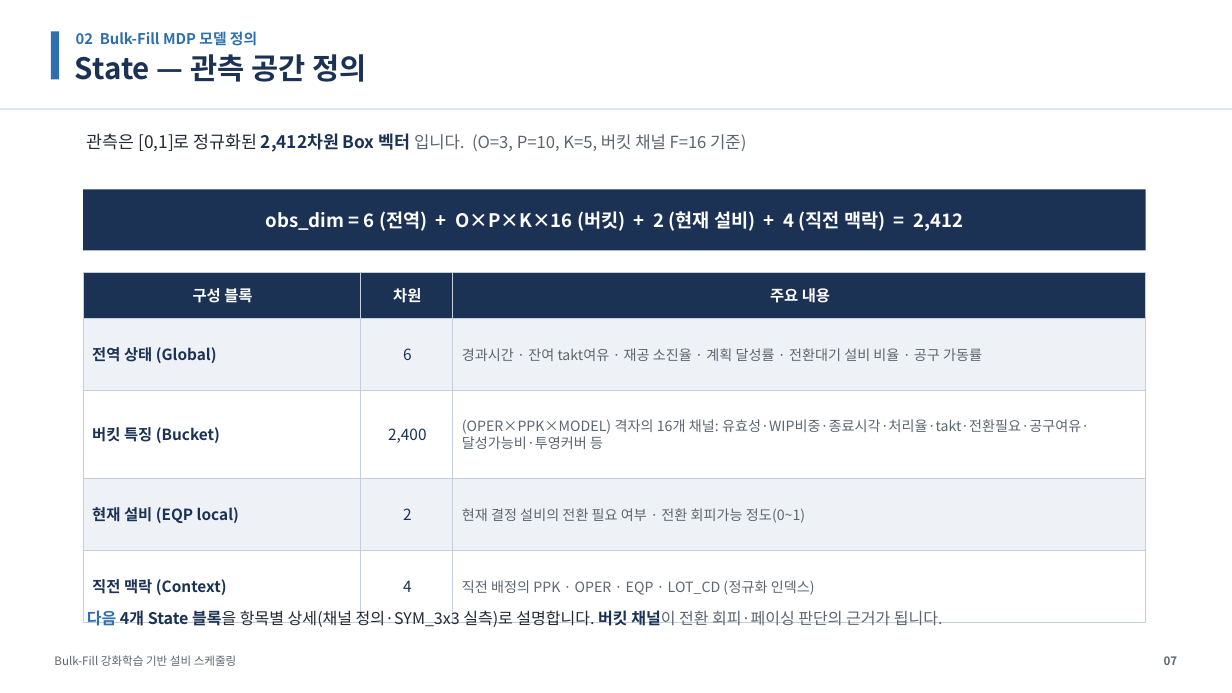
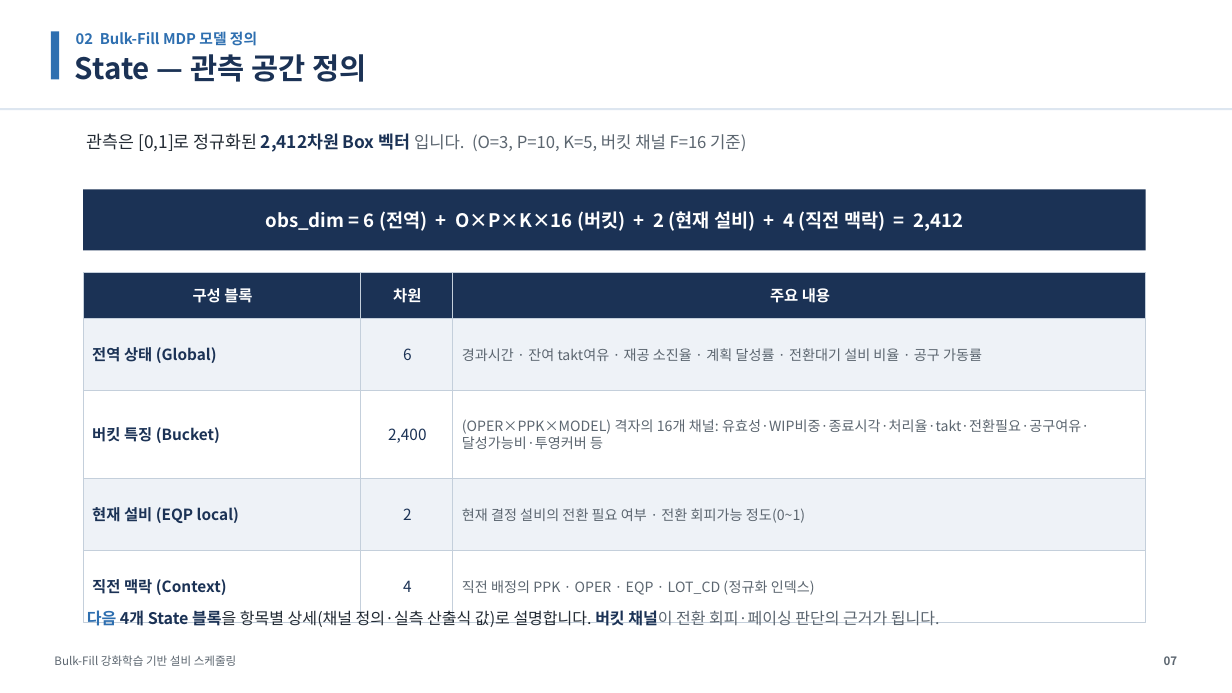
Before and after one commit to relighting123/pjt_scheduling, a slide deck: slide 7 of docs/BulkFill_스케줄링_발표자료.pptx. Drawn at 1232x693 pixels with LibreOffice and Linux fonts; fonts in the diff are those of the drawing. Boxes give left, top, right and bottom in pixels: in the first picture for what was removed or moved away, otherwise in the second. Text is boxed around its words. In the diff, an @@ line names an element or a change of style, - is before the commit and + after.

```diff
--- a/docs/BulkFill_스케줄링_발표자료.pptx
+++ b/docs/BulkFill_스케줄링_발표자료.pptx
@@ text at <box>87,608,940,627</box>: text changed @@
-다음 4개 State 블록을 항목별 상세(채널 정의·SYM_3x3 실측)로 설명합니다. 버킷 채널이 전환 회피·페이싱 판단의 근거가 됩니다.
+다음 4개 State 블록을 항목별 상세(채널 정의·실측 산출식 값)로 설명합니다. 버킷 채널이 전환 회피·페이싱 판단의 근거가 됩니다.
```
Also in this commit, not shown: 4 other slides changed, 2 other files.
